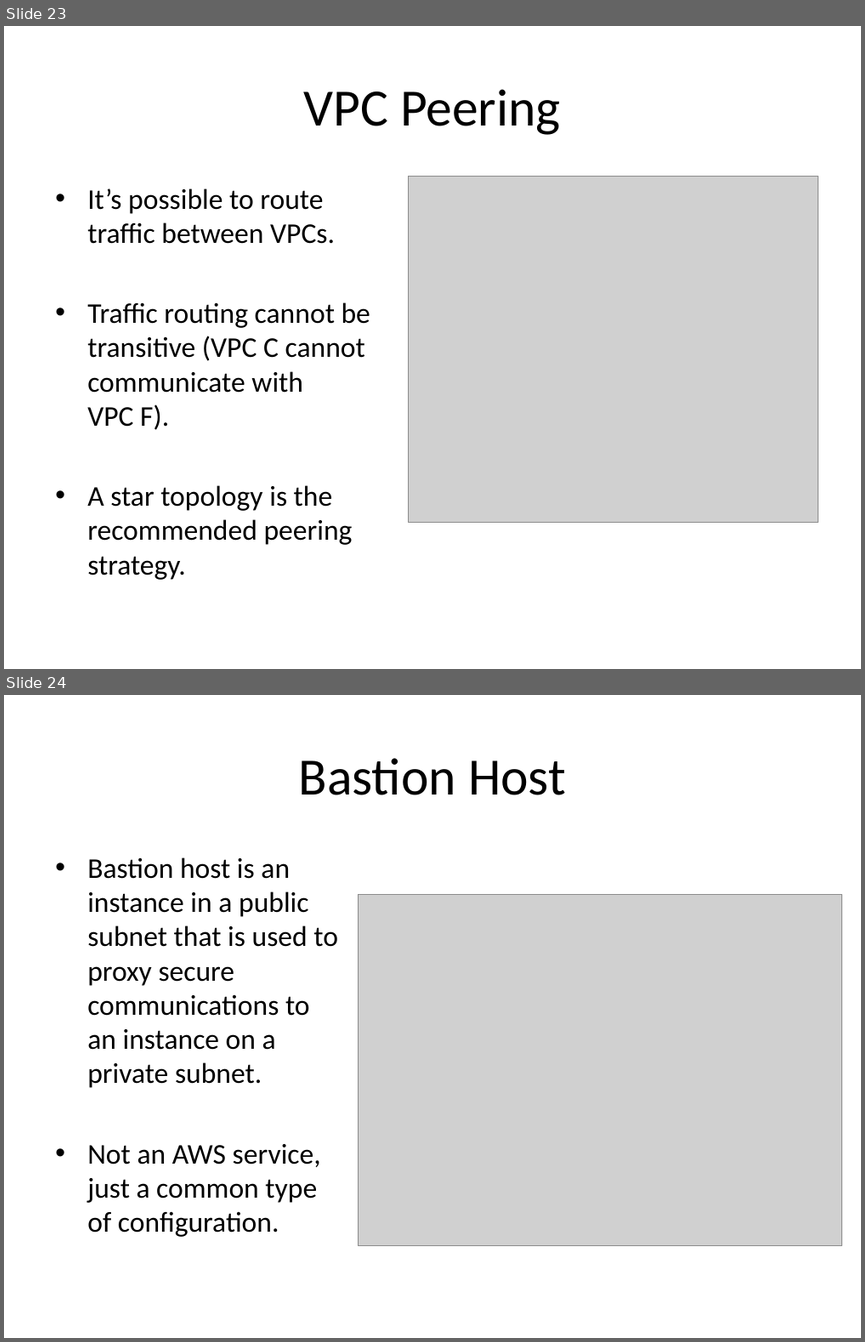
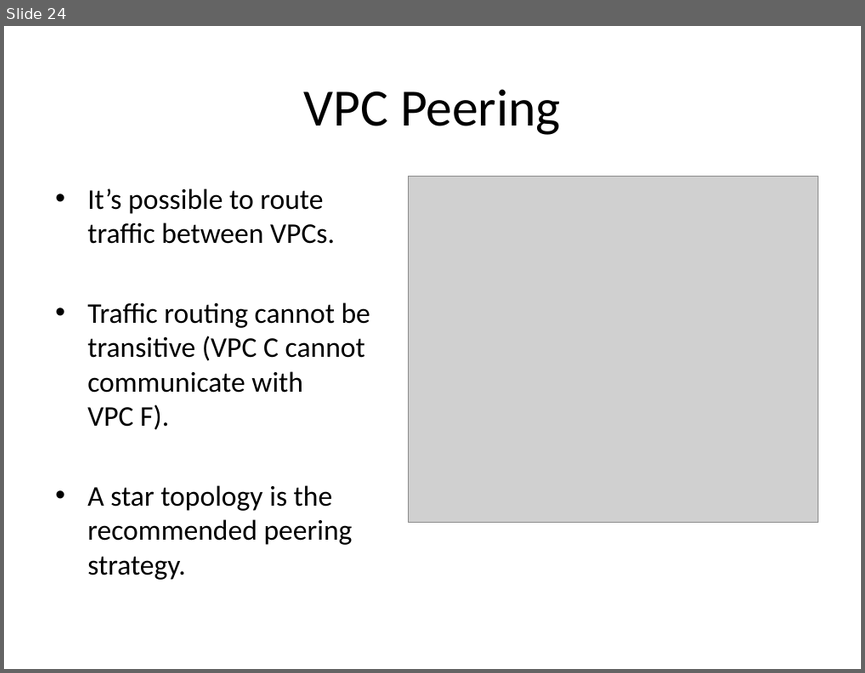
Before and after one commit to jasondbaker/infrastructure-class, a slide deck: lectures/infrastructure-week-5.pptx. Shown one above the other, each under a label of ours: slides 23 and 24 before the commit, slide 24 after it. The pictures are 865x1342 and 865x673 pixels, drawn with LibreOffice and Linux fonts; fonts in the diff are those of the drawing; grey boxes stand for pictures. Boxes give left, top, right and bottom in pixels: in the first picture for what was removed or moved away, otherwise in the second. Text is boxed around its words. In the diff, an @@ line names an element or a change of style, - is before the commit and + after.

```diff
--- a/lectures/infrastructure-week-5.pptx
+++ b/lectures/infrastructure-week-5.pptx
@@ slide 24 removed at [4, 695, 861, 1338], background #FFFFFF @@
@@ title removed at [299, 758, 566, 795] @@
-Bastion Host
@@ text removed at [87, 857, 338, 1236] @@
-• Bastion host is an instance in a public subnet that is used to proxy secure communications to an instance on a private subnet.
-• Not an AWS service, just a common type of configuration.
@@ picture removed at [358, 894, 841, 1245] @@
@@ what was slide 23 is now slide 24 @@
```
Also in this commit, not shown: 5 slides changed, 1 slide added, 3 other files.
